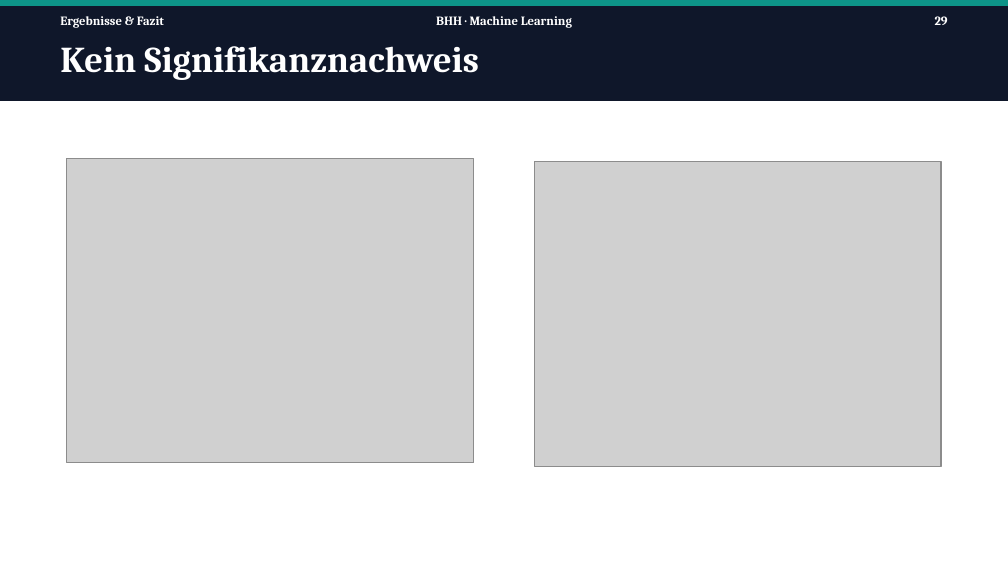
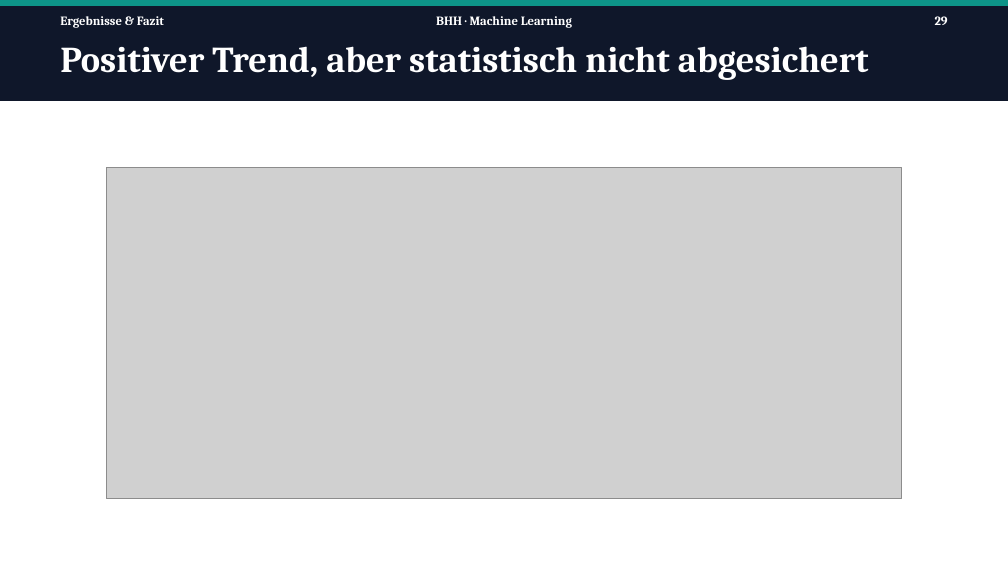
Before and after one commit to Tom-N-M/ml-blackjack, a slide deck: slide 29 of Präsi/PP_v2.pptx. Drawn at 1008x567 pixels with LibreOffice and Linux fonts; fonts in the diff are those of the drawing; grey boxes stand for pictures. Boxes give left, top, right and bottom in pixels: in the first picture for what was removed or moved away, otherwise in the second. Text is boxed around its words. In the diff, an @@ line names an element or a change of style, - is before the commit and + after.

```diff
--- a/Präsi/PP_v2.pptx
+++ b/Präsi/PP_v2.pptx
@@ text at box(60, 46, 869, 80): text changed @@
-Kein Signifikanznachweis
+Positiver Trend, aber statistisch nicht abgesichert
@@ picture removed at box(67, 158, 474, 463) @@
@@ picture added at box(106, 167, 902, 499) @@
@@ picture removed at box(534, 162, 941, 467) @@
```
Also in this commit, not shown: 7 other slides changed.
